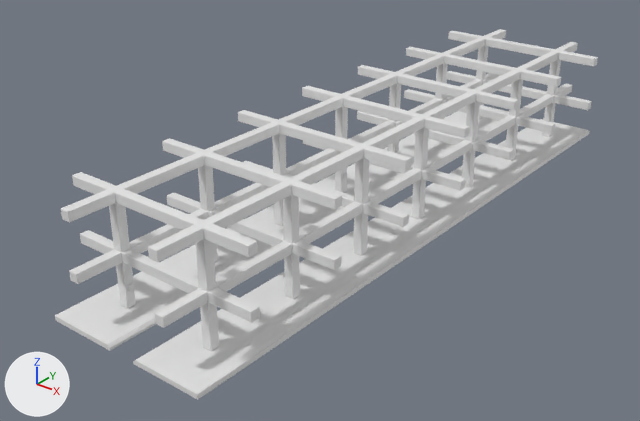
The FBX model Endless-Geo-Dash/Assets/3D Models/Background/Background-Model-02.fbx as it was, and as the next commit left it.
Camera for both pictures: a 50 mm lens placed at (408.0, -593.0, 343.0), pointed at (-27.0, -49.0, 5.0). The axes (+X, +Y, +Z) are drawn at lower left. The lights are the same throughout. Materials are left out; every surface is plain grey.

In view in the first picture: 'Background Model 2'.
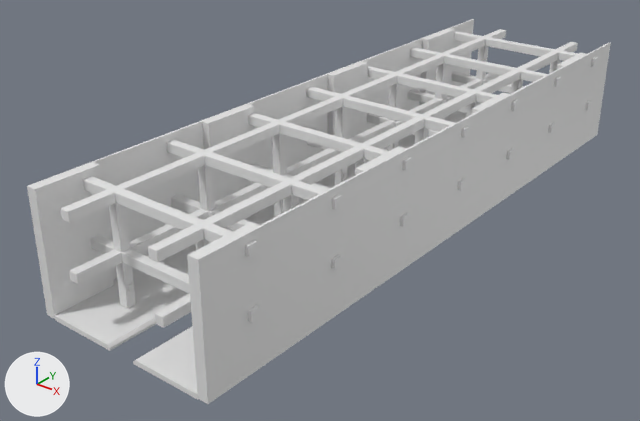
Commit message: added side walls to all background models

Boxes [x1, y1, x2, y2] around the edits, measured in the pictures (640 x 421 px):
'Background Model 2', reshaped (8% wider)
    before: [55, 29, 598, 400]
    after: [27, 19, 611, 404]
part 1 of me_cube_002, added
    after: [187, 43, 611, 404]
part 2 of me_cube_002, added
    after: [27, 19, 474, 319]

What the commit changed:
me_cube_002 is used by ob_background_model_2.
me_cube_002 had 2032 vertices, 1944 faces and spanned x -84.0..84.0, y -294.0..294.0, z -2.0..94.0.
me_cube_002 now has 2240 vertices, 2148 faces and spans x -84.0..84.0, y -294.0..294.0, z -2.0..100.0.
me_cube_002 part 1: a new loose piece of 104 vertices spanning x 72.0..81.0, y -294.0..294.0, z -1.0..100.0.
me_cube_002 part 2: a new loose piece of 104 vertices spanning x -81.0..-72.0, y -294.0..294.0, z -1.0..100.0.
